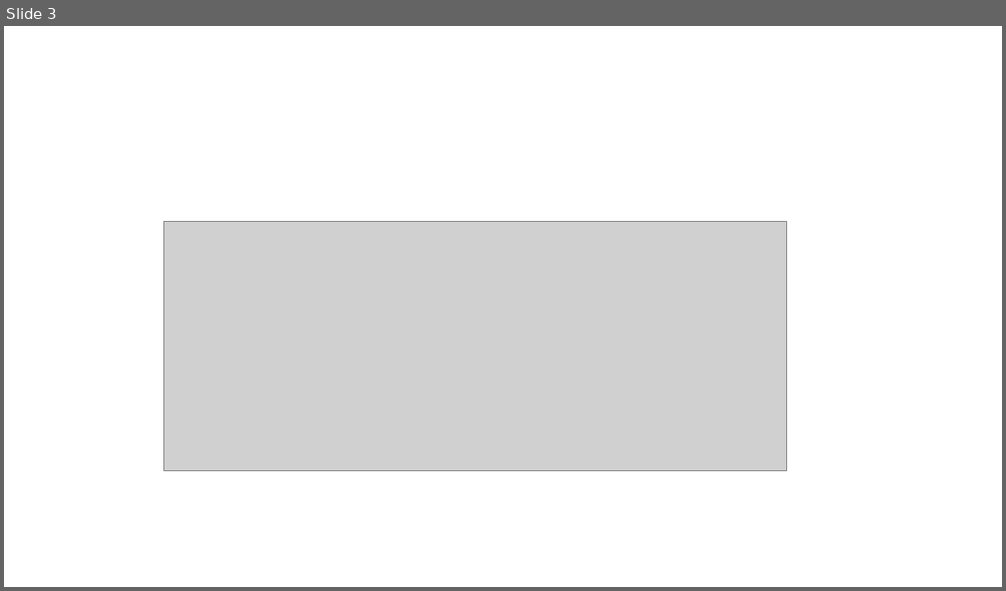
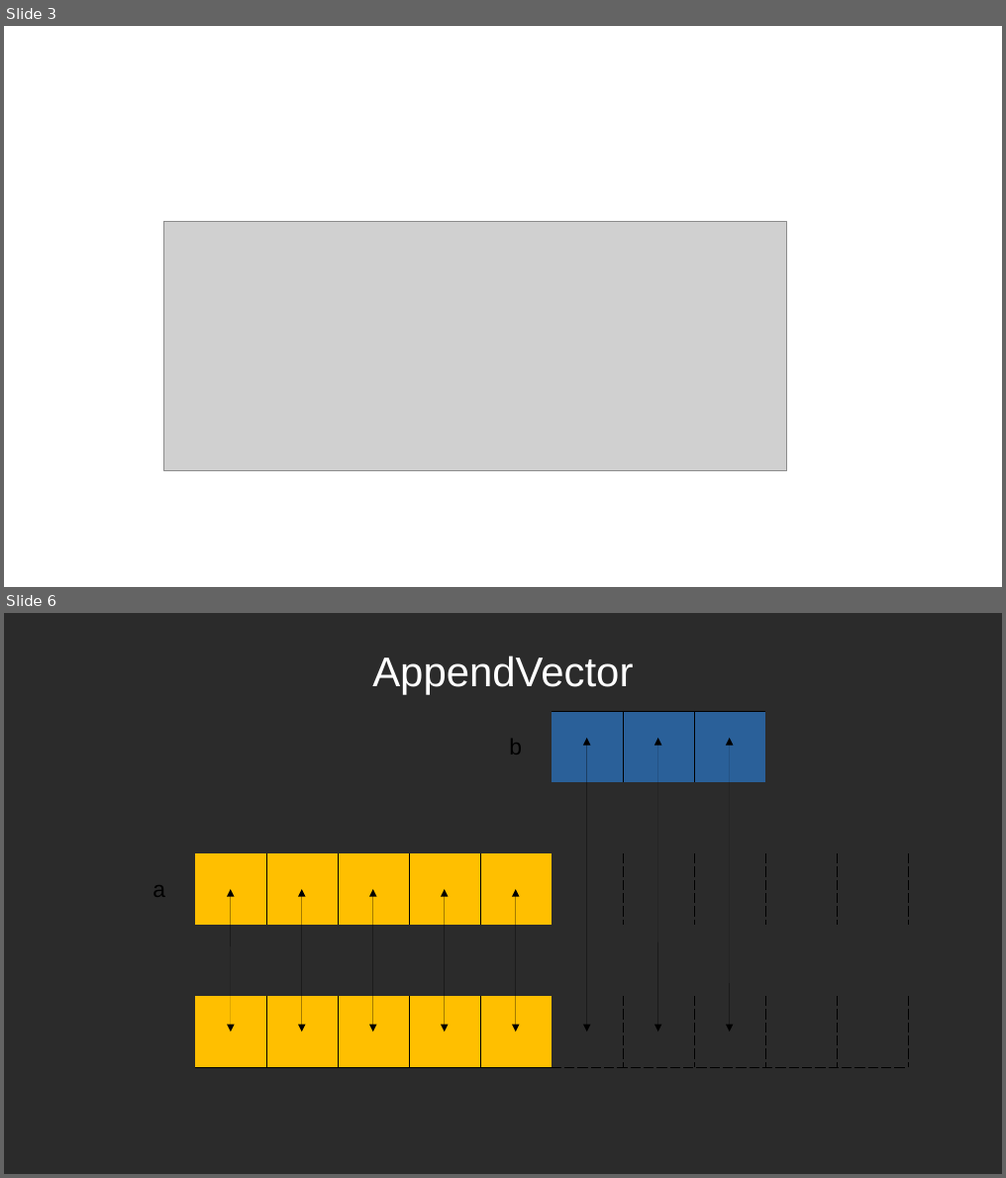
Before and after one commit to oneleo/golang-cht, a slide deck: images/images.odp. Shown one above the other, each under a label of ours: slide 3 before the commit, slides 3 and 6 after it; the slides between them are not shown. The pictures are 1006x591 and 1006x1178 pixels, drawn with LibreOffice and Linux fonts; fonts in the diff are those of the drawing; grey boxes stand for pictures; background and template pictures are left out; a plain dark background stands for a picture behind light text. Boxes give left, top, right and bottom in pixels: in the first picture for what was removed or moved away, otherwise in the second. Text is boxed around its words. In the diff, an @@ line names an element or a change of style, - is before the commit and + after.

```diff
--- a/images/images.odp
+++ b/images/images.odp
@@ slide 6 added at (x1=4, y1=613, x2=1002, y2=1174), background picture (left out) @@
@@ title added at (x1=372, y1=656, x2=633, y2=694), 33 pt, text #FFFFFF @@
+AppendVector
@@ table added at (x1=124, y1=711, x2=911, y2=1067), 5 rows, 11 columns @@
+ |  |  |  |  | b |  |  |  |  | 
+ |  |  |  |  |  |  |  |  |  | 
+a |  |  |  |  |  |  |  |  |  | 
+ |  |  |  |  |  |  |  |  |  | 
+ |  |  |  |  |  |  |  |  |  | 
@@ group added at (x1=231, y1=738, x2=730, y2=1033): 8 double arrows @@
```
Also in this commit, not shown: 10 other slides added.
